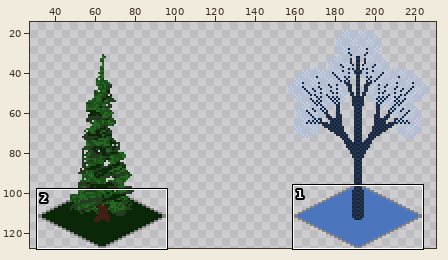
Sprite sheet -- Art/tree.png. Above: a wide view before the commit, with the close-up outlined.
Close-up. Old version:
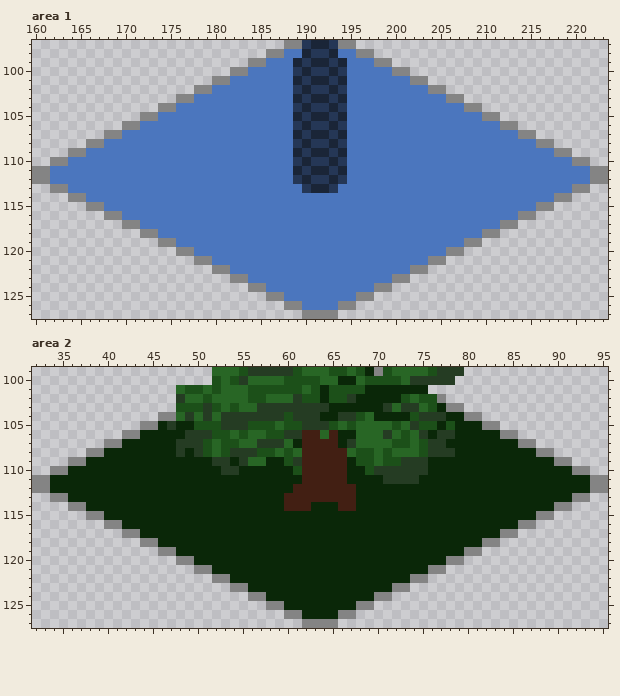
The file is 256x128 pixels. Colours within 5 levels of each other are drawn and written as one. Shown: area 1: x 160..223, y 97..127; area 2: x 32..95, y 99..127. The wide view leaves out empty margins.
The result:
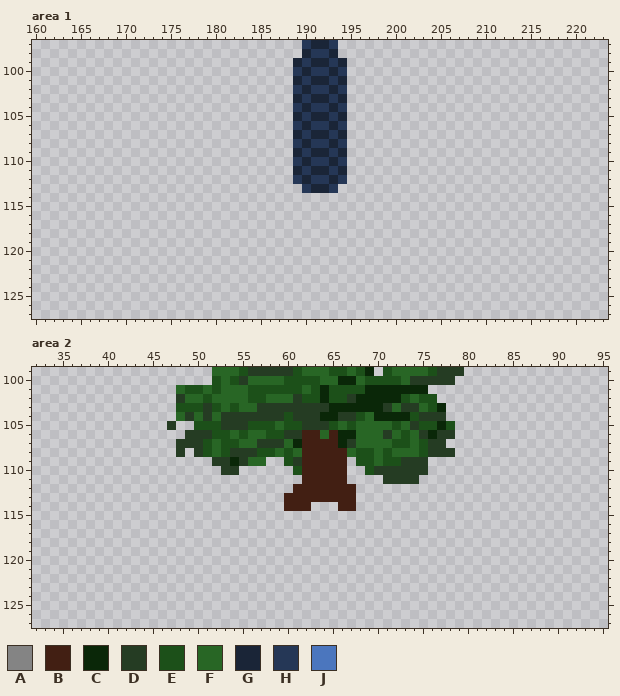
Palette (. is transparent): A #848484  B #421f13  C #0a2708  D #253c23  E #1c5019  F #286625  G #1a2537  H #253756  J #4b76be
What changed:
--- area 1
@@ x 160..223 @@
- 97 ............................AAHGGHAA............................
- 98 ..........................AAJJGHHGJJAA..........................
- 99 ........................AAJJJGHGGHGJJJAA........................
-100 ......................AAJJJJJHGHHGHJJJJJAA......................
-101 ....................AAJJJJJJJGHGGHGJJJJJJJAA....................
-102 ..................AAJJJJJJJJJHGHHGHJJJJJJJJJAA..................
-103 ................AAJJJJJJJJJJJGHGGHGJJJJJJJJJJJAA................
-104 ..............AAJJJJJJJJJJJJJHGHHGHJJJJJJJJJJJJJAA..............
-105 ............AAJJJJJJJJJJJJJJJGHGGHGJJJJJJJJJJJJJJJAA............
-106 ..........AAJJJJJJJJJJJJJJJJJHGHHGHJJJJJJJJJJJJJJJJJAA..........
-107 ........AAJJJJJJJJJJJJJJJJJJJGHGGHGJJJJJJJJJJJJJJJJJJJAA........
-108 ......AAJJJJJJJJJJJJJJJJJJJJJHGHHGHJJJJJJJJJJJJJJJJJJJJJAA......
-109 ....AAJJJJJJJJJJJJJJJJJJJJJJJGHGGHGJJJJJJJJJJJJJJJJJJJJJJJAA....
-110 ..AAJJJJJJJJJJJJJJJJJJJJJJJJJHGHHGHJJJJJJJJJJJJJJJJJJJJJJJJJAA..
-111 AAJJJJJJJJJJJJJJJJJJJJJJJJJJJGHGGHGJJJJJJJJJJJJJJJJJJJJJJJJJJJAA
-112 AAJJJJJJJJJJJJJJJJJJJJJJJJJJJHGHHGHJJJJJJJJJJJJJJJJJJJJJJJJJJJAA
-113 ..AAJJJJJJJJJJJJJJJJJJJJJJJJJJHGGHJJJJJJJJJJJJJJJJJJJJJJJJJJAA..
-114 ....AAJJJJJJJJJJJJJJJJJJJJJJJJJJJJJJJJJJJJJJJJJJJJJJJJJJJJAA....
-115 ......AAJJJJJJJJJJJJJJJJJJJJJJJJJJJJJJJJJJJJJJJJJJJJJJJJAA......
-116 ........AAJJJJJJJJJJJJJJJJJJJJJJJJJJJJJJJJJJJJJJJJJJJJAA........
-117 ..........AAJJJJJJJJJJJJJJJJJJJJJJJJJJJJJJJJJJJJJJJJAA..........
-118 ............AAJJJJJJJJJJJJJJJJJJJJJJJJJJJJJJJJJJJJAA............
-119 ..............AAJJJJJJJJJJJJJJJJJJJJJJJJJJJJJJJJAA..............
-120 ................AAJJJJJJJJJJJJJJJJJJJJJJJJJJJJAA................
-121 ..................AAJJJJJJJJJJJJJJJJJJJJJJJJAA..................
-122 ....................AAJJJJJJJJJJJJJJJJJJJJAA....................
-123 ......................AAJJJJJJJJJJJJJJJJAA......................
-124 ........................AAJJJJJJJJJJJJAA........................
-125 ..........................AAJJJJJJJJAA..........................
-126 ............................AAJJJJAA............................
-127 ..............................AAAA..............................
+ 97 ..............................HGGH..............................
+ 98 ..............................GHHG..............................
+ 99 .............................GHGGHG.............................
+100 .............................HGHHGH.............................
+101 .............................GHGGHG.............................
+102 .............................HGHHGH.............................
+103 .............................GHGGHG.............................
+104 .............................HGHHGH.............................
+105 .............................GHGGHG.............................
+106 .............................HGHHGH.............................
+107 .............................GHGGHG.............................
+108 .............................HGHHGH.............................
+109 .............................GHGGHG.............................
+110 .............................HGHHGH.............................
+111 .............................GHGGHG.............................
+112 .............................HGHHGH.............................
+113 ..............................HGGH..............................
+114 ................................................................
+115 ................................................................
+116 ................................................................
+117 ................................................................
+118 ................................................................
+119 ................................................................
+120 ................................................................
+121 ................................................................
+122 ................................................................
+123 ................................................................
+124 ................................................................
+125 ................................................................
+126 ................................................................
+127 ................................................................
--- area 2
@@ x 32..95 @@
- 99 ....................FFFEDDDDDEFFFEEFECAEFFFFEDDD................
+ 99 ....................FFFEDDDDDEFFFEEFEC.EFFFFEDDD................
 100 ....................EFEDFFFFEEEEFFCCFEEEEFDDDDD.................
 101 ................FEEFEFFFEEEEEEFECEEEECCCCCCC....................
-102 ................DFFEFFFFEEFFFDEECEEDCCCCCEFEEA..................
-103 ................EEEDEFEFFDDDDDDDDCCCCCCDFDDFECAA................
-104 ..............AAFDFDFDDDDDDDEDDDCCDDEFCCCCEDDDCCAA..............
-105 ............AACDCCEEEDDDEEEFEEDDDEFEFFFFEFDEECECCCAA............
-106 ..........AACCCCCDDDEEFEFFEEDDBBFBCCFFFDFEFDCDDCCCCCAA..........
-107 ........AACCCCCCDDDEFEEFFDDDFCBBBBCDFFFFEEFEDDCCCCCCCCAA........
-108 ......AACCCCCCCCDCDEFEDDDEEFEFBBBBBFEEFEFFFEDDDCCCCCCCCCAA......
-109 ....AACCCCCCCCCCCCCCDDCDFFCCEDBBBBBCEEFEEDDDCCCCCCCCCCCCCCAA....
-110 ..AACCCCCCCCCCCCCCCCCDDCCCCCCEBBBBBCCEDDDDDDCCCCCCCCCCCCCCCCAA..
-111 AACCCCCCCCCCCCCCCCCCCCCCCCCCCCBBBBBCCCCDDDDCCCCCCCCCCCCCCCCCCCAA
-112 AACCCCCCCCCCCCCCCCCCCCCCCCCCCBBBBBBBCCCCCCCCCCCCCCCCCCCCCCCCCCAA
-113 ..AACCCCCCCCCCCCCCCCCCCCCCCCBBBBBBBBCCCCCCCCCCCCCCCCCCCCCCCCAA..
-114 ....AACCCCCCCCCCCCCCCCCCCCCCBBBCCCBBCCCCCCCCCCCCCCCCCCCCCCAA....
-115 ......AACCCCCCCCCCCCCCCCCCCCCCCCCCCCCCCCCCCCCCCCCCCCCCCCAA......
-116 ........AACCCCCCCCCCCCCCCCCCCCCCCCCCCCCCCCCCCCCCCCCCCCAA........
-117 ..........AACCCCCCCCCCCCCCCCCCCCCCCCCCCCCCCCCCCCCCCCAA..........
-118 ............AACCCCCCCCCCCCCCCCCCCCCCCCCCCCCCCCCCCCAA............
-119 ..............AACCCCCCCCCCCCCCCCCCCCCCCCCCCCCCCCAA..............
-120 ................AACCCCCCCCCCCCCCCCCCCCCCCCCCCCAA................
-121 ..................AACCCCCCCCCCCCCCCCCCCCCCCCAA..................
-122 ....................AACCCCCCCCCCCCCCCCCCCCAA....................
-123 ......................AACCCCCCCCCCCCCCCCAA......................
-124 ........................AACCCCCCCCCCCCAA........................
-125 ..........................AACCCCCCCCAA..........................
-126 ............................AACCCCAA............................
-127 ..............................AAAA..............................
+102 ................DFFEFFFFEEFFFDEECEEDCCCCCEFEE...................
+103 ................EEEDEFEFFDDDDDDDDCCCCCCDFDDFEC..................
+104 ................FDFDFDDDDDDDEDDDCCDDEFCCCCEDDD..................
+105 ...............D..EEEDDDEEEFEEDDDEFEFFFFEFDEECE.................
+106 .................DDDEEFEFFEEDDBBFBCCFFFDFEFDCDD.................
+107 ................DDDEFEEFFDDDFCBBBBCDFFFFEEFEDD..................
+108 ................D.DEFEDDDEEFEFBBBBBFEEFEFFFEDDD.................
+109 ....................DDCDFF..EDBBBBB.EEFEEDDD....................
+110 .....................DD......EBBBBB..EDDDDDD....................
+111 ..............................BBBBB....DDDD.....................
+112 .............................BBBBBBB............................
+113 ............................BBBBBBBB............................
+114 ............................BBB...BB............................
+115 ................................................................
+116 ................................................................
+117 ................................................................
+118 ................................................................
+119 ................................................................
+120 ................................................................
+121 ................................................................
+122 ................................................................
+123 ................................................................
+124 ................................................................
+125 ................................................................
+126 ................................................................
+127 ................................................................
Boxes around the changes in both close-ups, in picture pixels (x1, y1, x2, y2):
erased: (32, 40, 608, 319)
erased: (374, 367, 383, 376)
erased: (32, 394, 608, 628)
